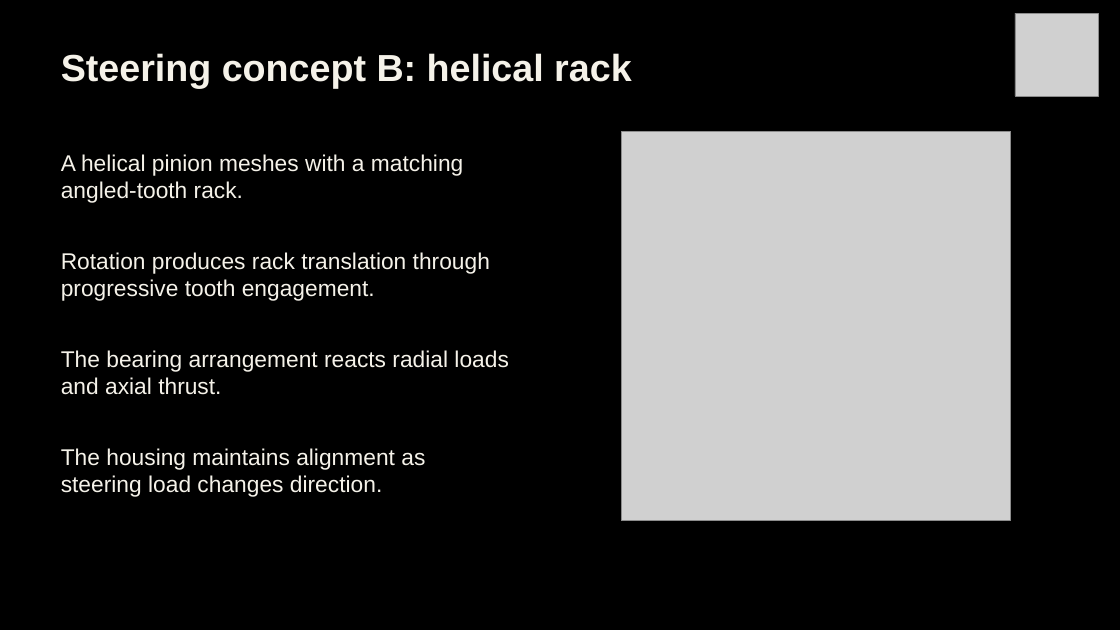
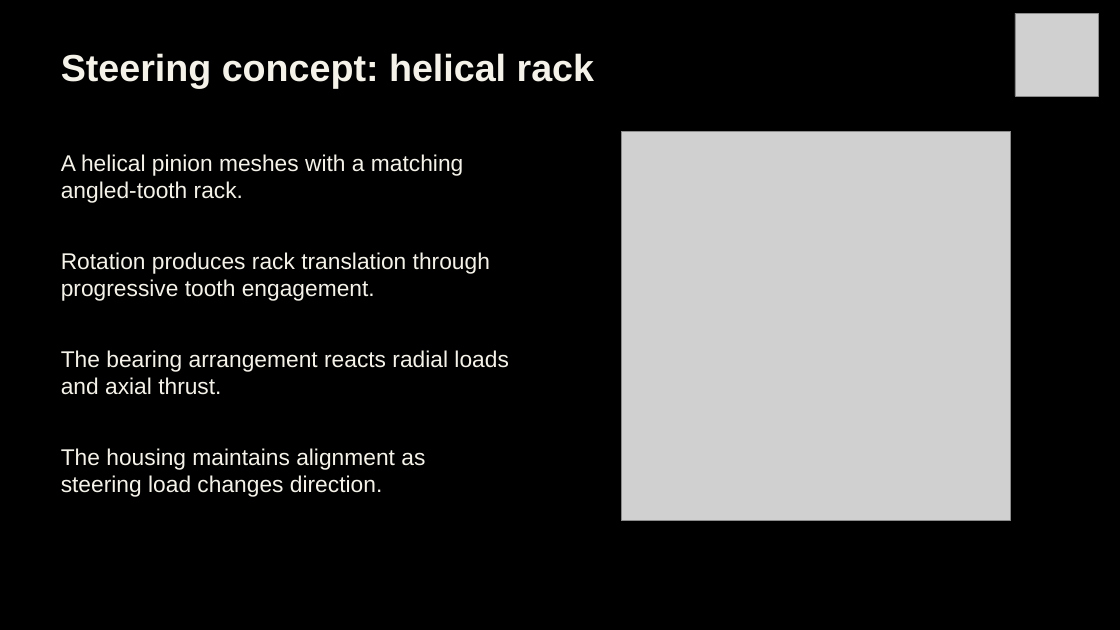
Before and after one commit to Polowater123/Aggie-Baja-Controls-The-A.B.C.-, a slide deck: slide 10 of PDR Draft.pptx (slide 11 before the commit). Drawn at 1120x630 pixels with LibreOffice and Linux fonts; fonts in the diff are those of the drawing; grey boxes stand for pictures. Boxes give left, top, right and bottom in pixels: in the first picture for what was removed or moved away, otherwise in the second. Text is boxed around its words. In the diff, an @@ line names an element or a change of style, - is before the commit and + after.

```diff
--- a/PDR Draft.pptx
+++ b/PDR Draft.pptx
@@ text at (61,53,594,88): text changed @@
-Steering concept B: helical rack
+Steering concept: helical rack
```
Also in this commit, not shown: 7 other slides changed, 1 slide added, 6 slides removed.
